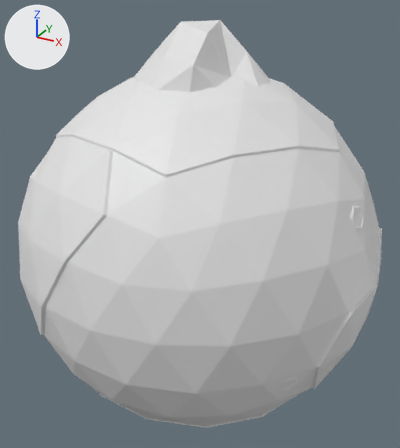
A saved change to the OBJ model res/res/entities/planet/model.obj.
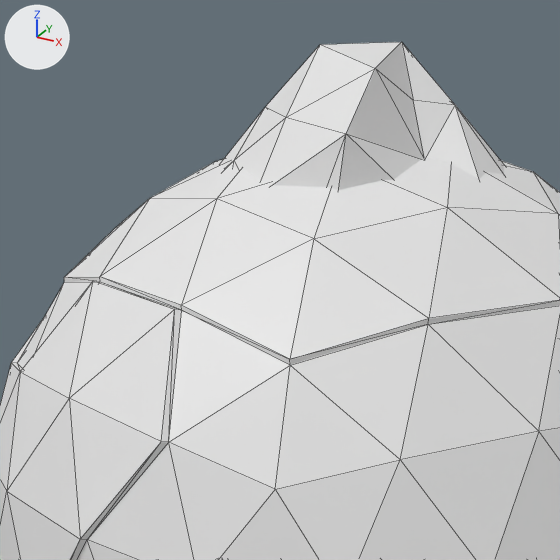
Each version appears first whole from a 50 mm camera at (1.4, -2.55, 1.4) aimed at (-0.02, 0.03, 0.11), and next in a close-up on the part from 6% to 74% of the width and 0% to 61% of the height. Every picture has the same lights, and +X, +Y and +Z are marked at upper left. The close-ups show mesh edges as thin lines. Where no turn or scale is listed for an object, it has been applied to the vertices.
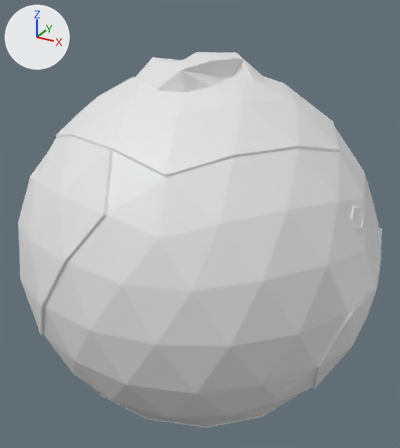
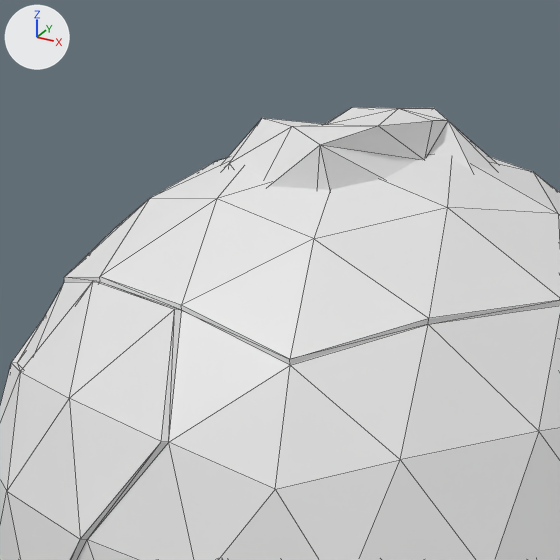
The change, as a list of edits to the scene's bpy script:
```text
Change me_icosphere:
    where me_icosphere.from_pydata(...)  # 401 vertices, 714 faces; spans x -1.01..1.01, y -1.0..1.0, z -1.2..1.22
    used by ob_icosphere; location = (0.0, 0.0, 0.0)
    me_icosphere part 1
    me_icosphere.vertices[58].co: (-0.22, -0.23, 0.96) -> (-0.24, -0.22, 0.95)  # pixel (234, 160) -> pixel (229, 163)
    me_icosphere.vertices[59].co: (-0.23, -0.08, 1.07) -> (-0.24, -0.07, 1.04)  # pixel (265, 106) -> pixel (262, 117)
    me_icosphere.vertices[62].co: (-0.07, -0.22, 1.07) -> (-0.07, -0.21, 1.05)  # pixel (286, 117) -> pixel (292, 126)
    me_icosphere.vertices[63].co: (-0.07, -0.07, 1.22) -> (-0.05, -0.08, 1.04)  # pixel (320, 44) -> pixel (326, 124)
    me_icosphere.vertices[64].co: (-0.07, 0.08, 1.08) -> (-0.06, 0.07, 1.06)  # not seen -> pixel (352, 107)
    me_icosphere.vertices[66].co: (0.13, -0.31, 1.05) -> (0.08, -0.34, 1.03)  # pixel (346, 133) -> pixel (320, 144)
    me_icosphere.vertices[67].co: (0.13, -0.16, 1.18) -> (0.15, -0.2, 1.06)  # pixel (375, 68) -> pixel (378, 125)
    me_icosphere.vertices[68].co: (0.07, 0.07, 1.22) -> (0.08, 0.06, 1.07)  # pixel (401, 41) -> pixel (398, 108)
    me_icosphere.vertices[69].co: (0.07, 0.22, 1.08) -> (0.08, 0.2, 1.04)
    me_icosphere.vertices[72].co: (0.22, 0.07, 1.08) -> (0.21, 0.07, 1.04)  # pixel (455, 105) -> pixel (448, 120)
    me_icosphere.vertices[74].co: (0.14, 0.0, 1.1) -> (0.21, -0.02, 1.05)  # pixel (413, 100) -> pixel (432, 120)
    me_icosphere.vertices[75].co: (0.14, 0.14, 1.1) -> (0.14, 0.14, 1.06)  # not seen -> pixel (434, 108)
```

Changed parts and their boxes [x1, y1, x2, y2] in the close-ups (560 x 560 px; the box of a moved part takes in the faces that stretch with it):
'Icosphere', reshaped
    before: [0, 42, 560, 560]
    after: [0, 107, 560, 560]
part 1 of me_icosphere, moved or reshaped
    before: [220, 42, 504, 190]
    after: [224, 107, 496, 190]
